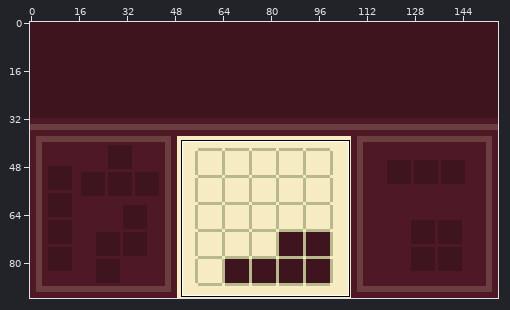
Two versions of one pixel-art file, art_workspace/mockup2.aseprite. The picture above shows the old version from afar; the outline marks the close-up.
Close-up. The starting point:
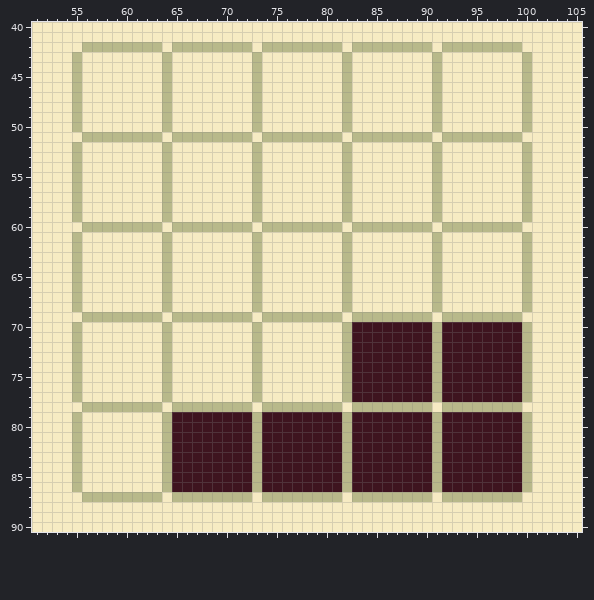
156x92 pixels, 1 frame. Shown: x 51..105, y 40..90. The commit also changed other parts of the picture, which this record leaves out.
After:
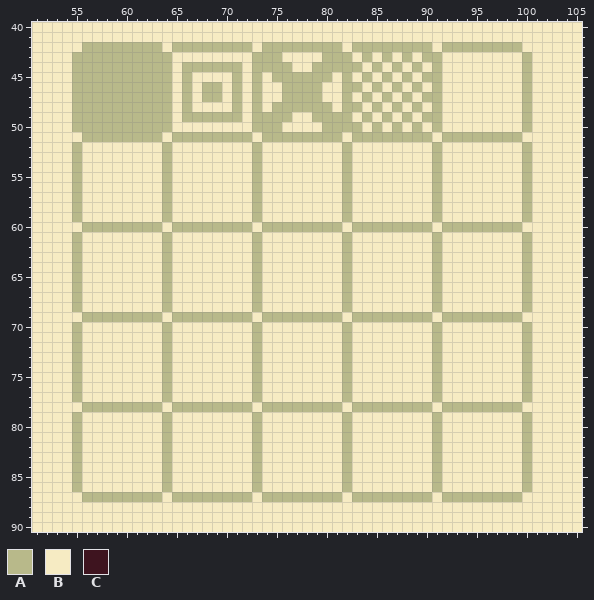
Palette (. is transparent): A #b8b98a  B #f6ebc3  C #3e141f
What changed:
layer "Pieces" now hidden
layer "Overlays" added
Colour A replaces colour B in row 43 at x 56 to 63, 74 to 75, 80 to 81, 84, 86, 88 and 90; in row 44 at x 56 to 63, 66 to 71, 74 to 76, 79 to 81, 83, 85, 87 and 89; in row 45 at x 56 to 63, 66, 71, 75 to 80, 84, 86, 88 and 90; in row 46 at x 56 to 63, 66, 68 to 69, 71, 76 to 79, 83, 85, 87 and 89; in row 47 at x 56 to 63, 66, 68 to 69, 71, 76 to 79, 84, 86, 88 and 90; in row 48 at x 56 to 63, 66, 71, 75 to 80, 83, 85, 87 and 89.
Colour A replaces colour B in row 49 at x 56 to 63, 66 to 71, 74 to 76, 79 to 81, 84, 86, 88 and 90; in row 50 at x 56 to 63, 74 to 75, 80 to 81, 83, 85, 87 and 89.
Colour B replaces colour C in rows 70 to 77 at x 83 to 90 and 92 to 99; in rows 79 to 86 at x 65 to 72, 74 to 81, 83 to 90 and 92 to 99.
Changed places in both close-ups, as pixel boxes (x1, y1, x2, y2):
changed: (82, 52, 432, 132)
changed: (172, 322, 522, 492)
